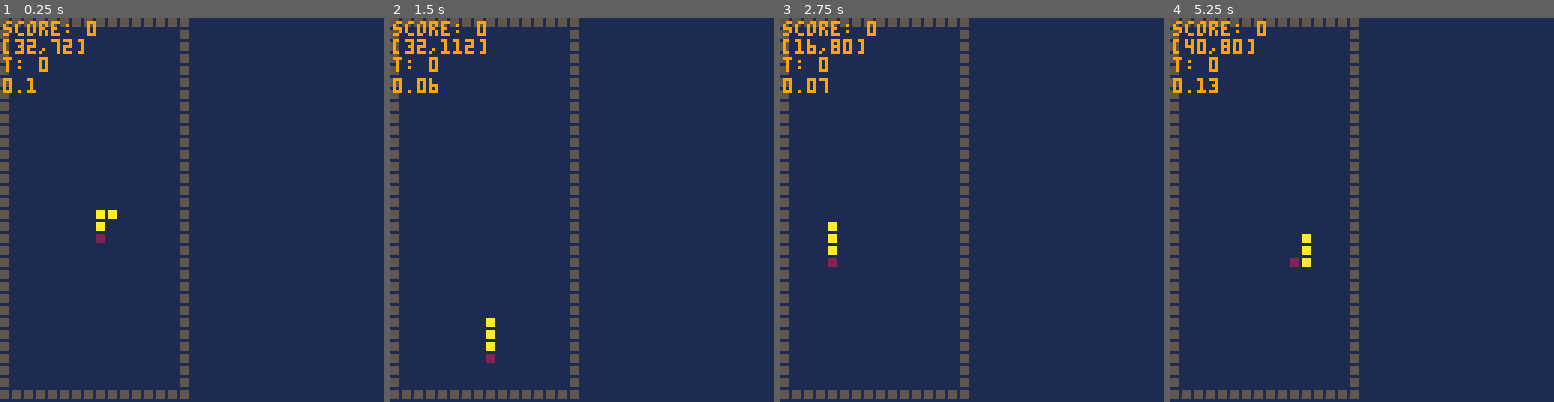
Above: before the commit, frames 1-4 (left to right).
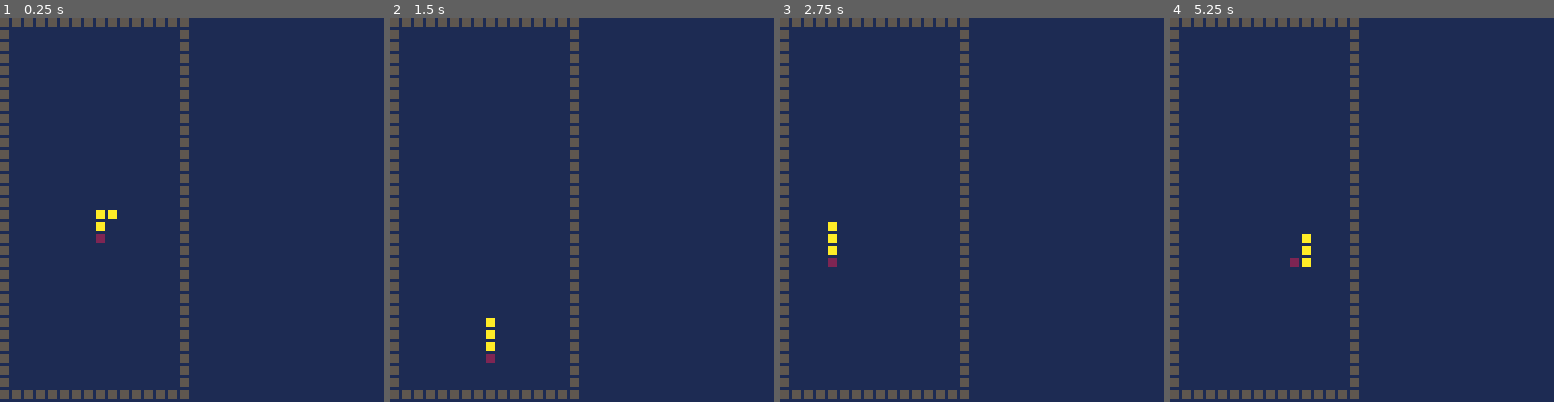
Above: after the commit, the same moments.

Repository: AriJalk/pico8-learning-snake
Game: PICO-8 cartridge snake.p8
The game is run twice, just before and just after one commit, with the same random seed, the same clock (stepped at 60 frames per second) and the same inputs.
Inputs:
- Up to frame 1 (0.25 s): no input
- Up to frame 2 (1.5 s): tap O (Z key) at 0.33, 0.7, 1.43 s; tap X (X key) at 1.07 s
- Up to frame 3 (2.75 s): hold Left 1.97-2.37 s; tap X (X key) at 2.07, 2.4, 2.73 s; tap O (Z key) at 2.22 s; hold Down from 2.42 s (still down)
- Up to frame 4 (5.25 s): release Down at 2.82 s; hold Right 2.87-3.53 s; tap X (X key) every 0.33 s from 3.07 to 5.07 s; tap O (Z key) at 3.1, 3.98, 4.87 s; hold Up 3.58-4.08 s; hold Right 4.13-4.53 s; hold Down 4.58-5.08 s; hold Left from 5.13 s (still down)

The runs differ from the first frame. In frame 1, 1.0% of the frame differs, in the area x 0-25%, y 0-20%; in frame 2, 1.1%; in frame 3, 1.1%; in frame 4, 1.1%.

Commit message:
Draw only changes

Diff:
--- a/snake.p8
+++ b/snake.p8
@@ -6,6 +6,7 @@
 wall_pos = {}
 snake_size = 4
 score = 0
+tail_pos=nil
 
 margin=0.1
 
@@ -24,7 +25,7 @@
 	build_wall()
 	direction = {x=0,y=1}
  last_time = time()
- draw()
+ draw_initial()
 end
 
 function _update()
@@ -35,7 +36,7 @@
 		update_time = 0
 		update_snake()
 		check_collision()
-		draw()
+		draw_update()
 	end
 	if (btn(❎)) then
 		update_speed += 0.01
@@ -49,11 +50,16 @@
 end
 
 --todo: draw only changes
-function draw()
+function draw_initial()
 	cls(1)
  draw_wall()
- draw_snake()
- draw_score()
+ draw_snake_initial()
+	flip()
+end
+
+function draw_update()
+	draw_snake_update()
+
 	flip()
 end
 -->8
@@ -63,11 +69,22 @@
 		pos.x+tile_size.x-1-margin,pos.y+tile_size.y-1-margin,col)
 end
 
-function draw_snake()
+function draw_snake_initial()
  for i=2,snake_size do
 	 draw_tile(snake_position[i],10)
  end
 	draw_tile(snake_position[1],2)
+end
+
+function draw_snake_update()
+	--remove tail
+	draw_tile(tail_pos,1)
+	--add head
+	draw_tile(snake_position[1],2)
+	--change head to body
+	if snake_size>1 then
+		draw_tile(snake_position[2],10)
+	end
 end
 
 function draw_wall()
@@ -99,6 +116,7 @@
 end
 
 function update_snake()
+	tail_pos=pos_cpy(snake_position[snake_size])
 	for cell=snake_size,2,-1 do
  		snake_position[cell]=pos_cpy(snake_position[cell-1])
  end
